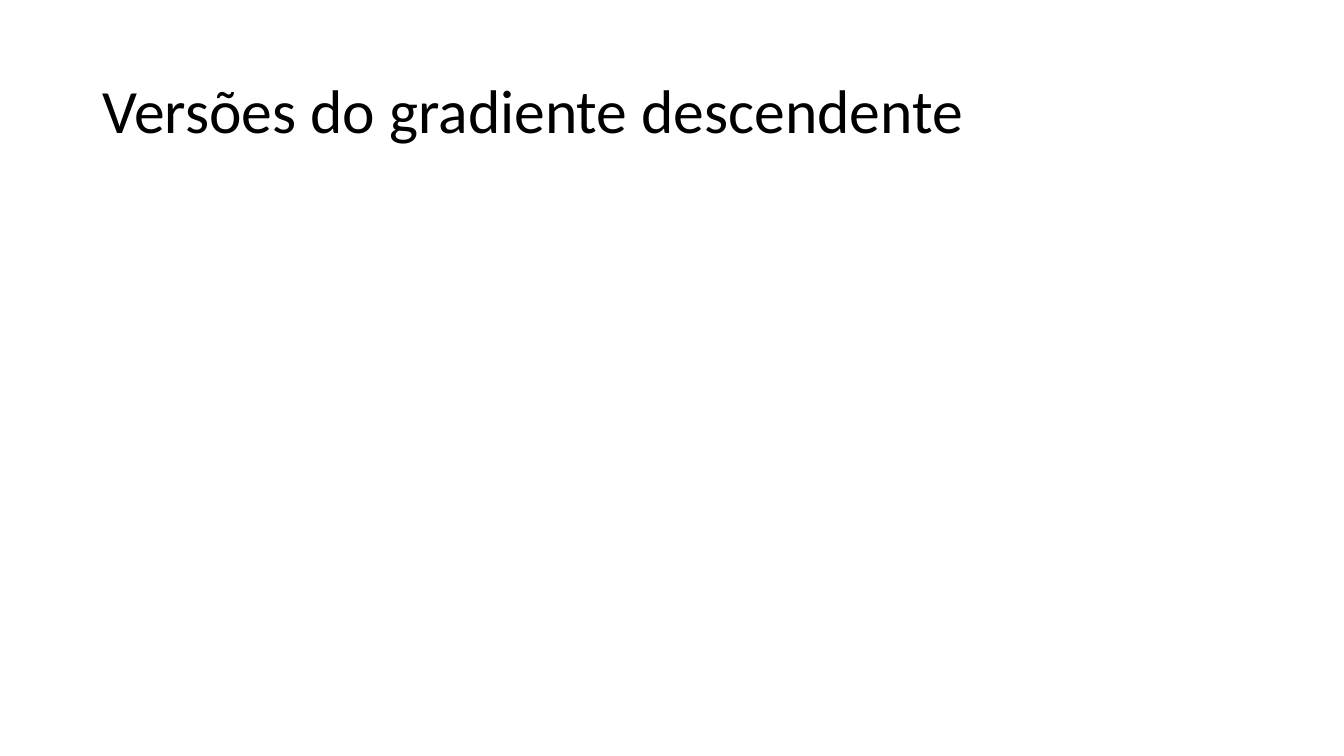
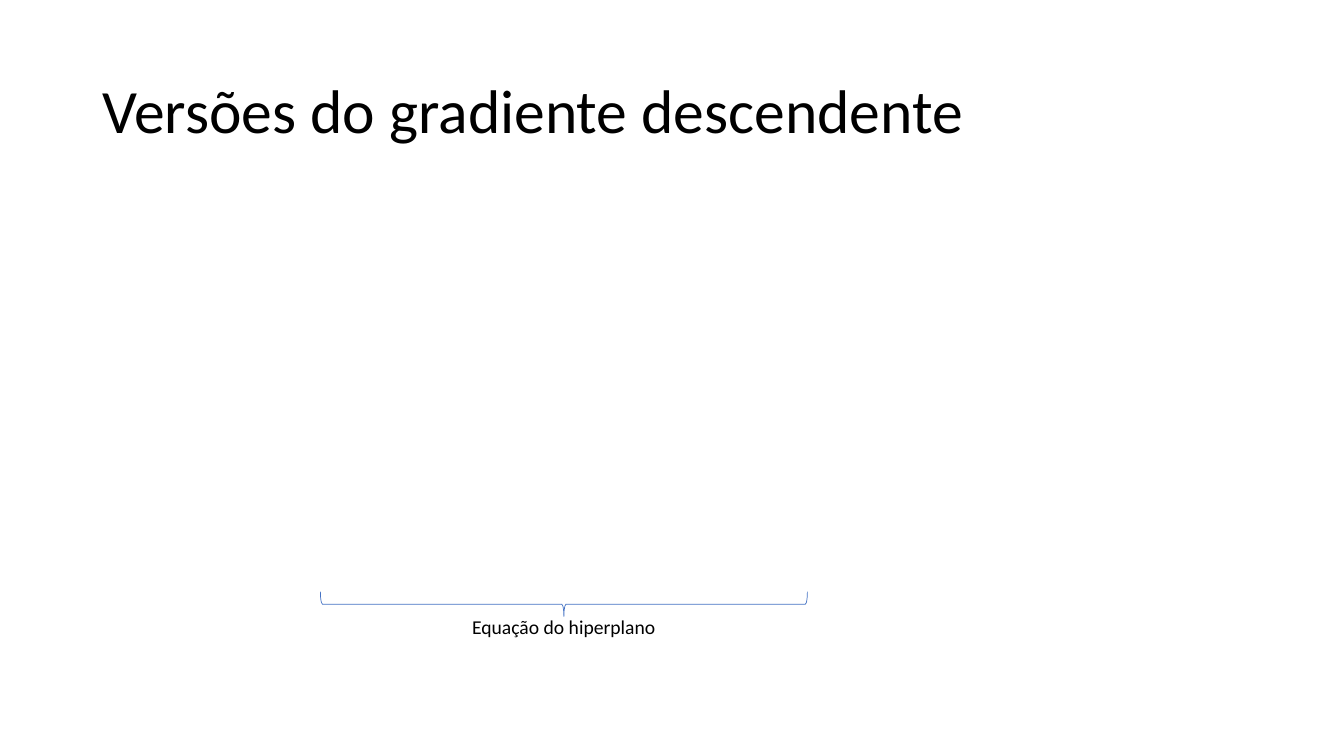
Before and after one commit to zz4fap/c24_inteligencia_artificial, a slide deck: slide 49 of slides/C24_Regressão.pptx (slide 50 before the commit). Drawn at 1344x756 pixels with LibreOffice and Linux fonts; fonts in the diff are those of the drawing; grey boxes stand for pictures. Boxes give left, top, right and bottom in pixels: in the first picture for what was removed or moved away, otherwise in the second. Text is boxed around its words. In the diff, an @@ line names an element or a change of style, - is before the commit and + after.

Commit message:
update of slides

```diff
--- a/slides/C24_Regressão.pptx
+++ b/slides/C24_Regressão.pptx
@@ right brace added at (x1=321, y1=592, x2=808, y2=617), outline #4472C4 0.5 pt @@
@@ text added at (x1=472, y1=620, x2=656, y2=638), 14 pt, text #000000 @@
+Equação do hiperplano
```
Also in this commit, not shown: 7 slides added, 2 slides removed.
